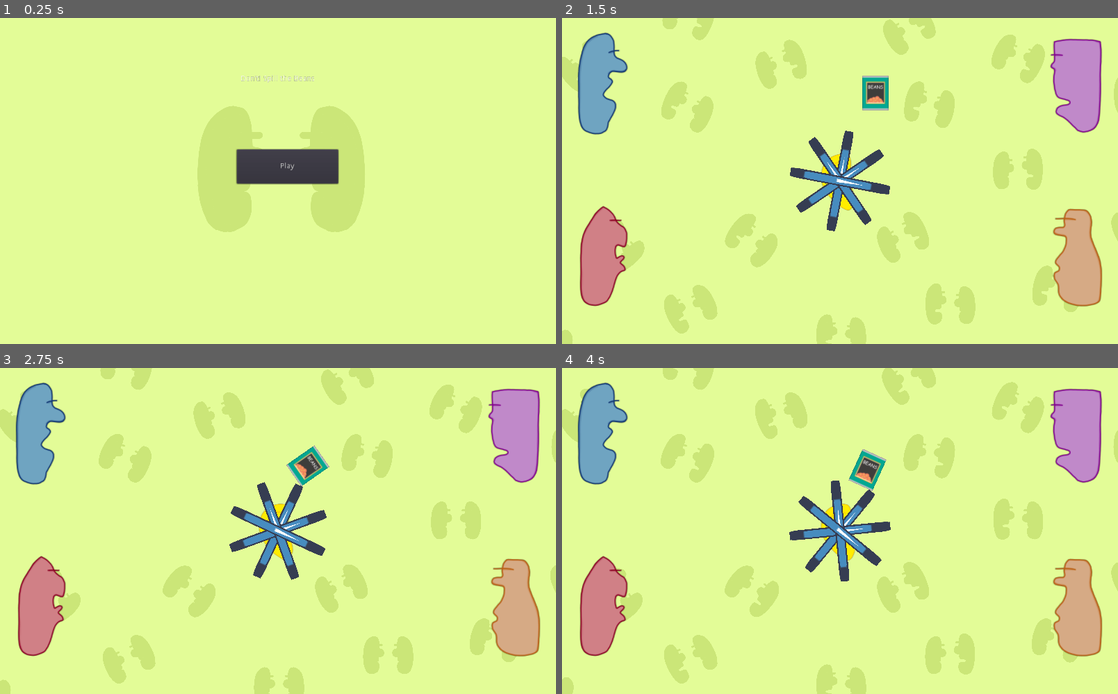
Above: before the commit, frames 1-4 (two rows, left to right).
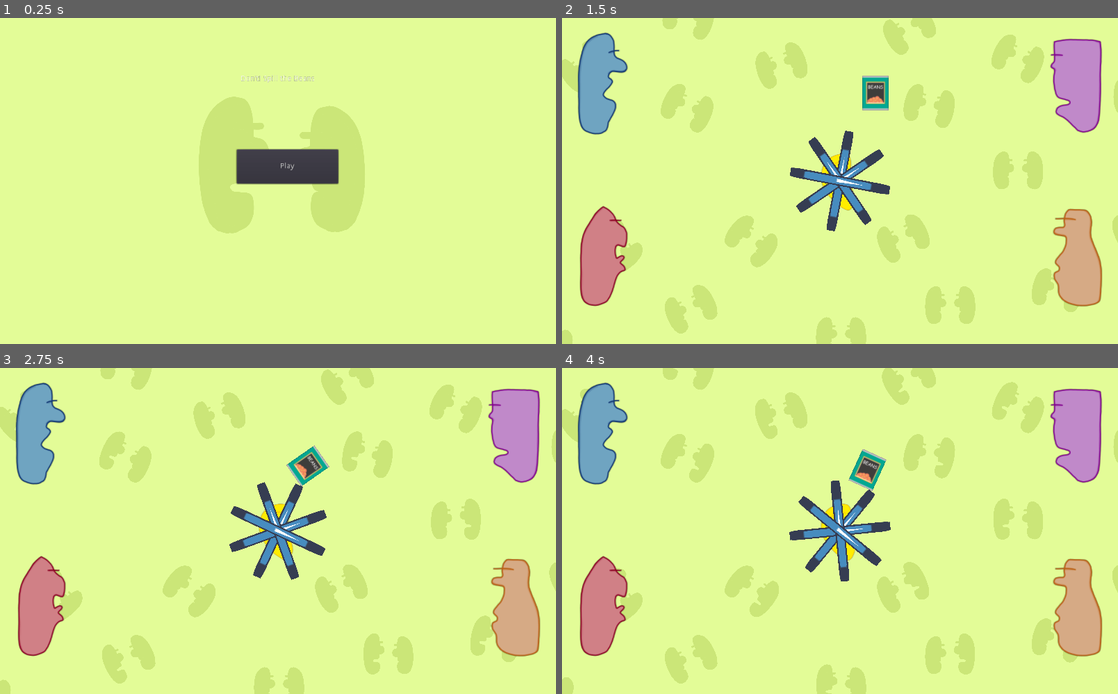
Above: after the commit, the same moments.

Repository: FyshStyx/SpillTheBeans
Game: Godot game, scene res://MainMenu.tscn
Two runs of this game, one before a commit and one after it. Both use one fixed random seed, a clock stepped at 60 frames per second and the inputs below. The engine's default icon, where the game draws it, is replaced by a stand-in: a white triangle on a blue panel in a dark square.
Inputs:
- Up to frame 1 (0.25 s): no input
- Up to frame 2 (1.5 s): click "Play" at 0.5 s; hold D (movement_right) from 1.28 s (still down)
- Up to frame 3 (2.75 s): release D (movement_right) at 2.03 s; hold A (movement_left) from 2.03 s (still down)
- Up to frame 4 (4 s): release A (movement_left) at 2.78 s; hold D (movement_right) from 2.78 s (still down)

The runs differ from the first frame. In frame 1, 0.6% of the frame differs, in the area x 35-49%, y 24-67%; in frame 2, 0.8%, in the area x 0-100%, y 0-100%; in frame 3, 0.5%; in frame 4, less than 0.1%.

Commit message:
backp

Diff:
--- a/beans/Scenes/BackoConversation.tscn
+++ b/beans/Scenes/BackoConversation.tscn
@@ -11,16 +11,15 @@
 script = ExtResource( 2 )
 
 [node name="Backo" parent="." instance=ExtResource( 1 )]
-visible = true
 position = Vector2( 80, 0 )
 playing = true
 
 [node name="Backo2" parent="." instance=ExtResource( 1 )]
-visible = true
 position = Vector2( -80, 0 )
 rotation = -3.14159
 scale = Vector2( 0.3, -0.3 )
 animation = "Talking"
+frame = 1
 playing = true
 
 [connection signal="timeout" from="BackoSwapTalkTimer" to="BackoSwapTalkTimer" method="_on_BackoSwapTalkTimer_timeout"]
